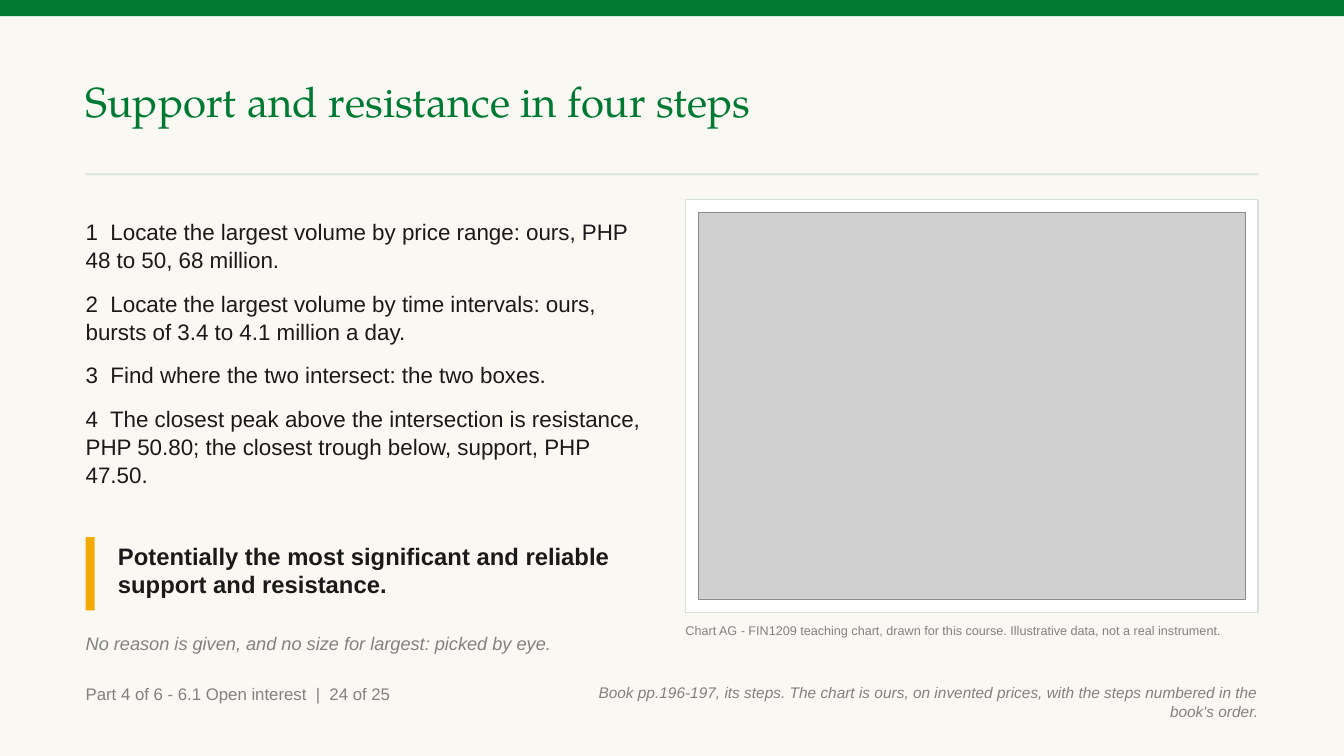
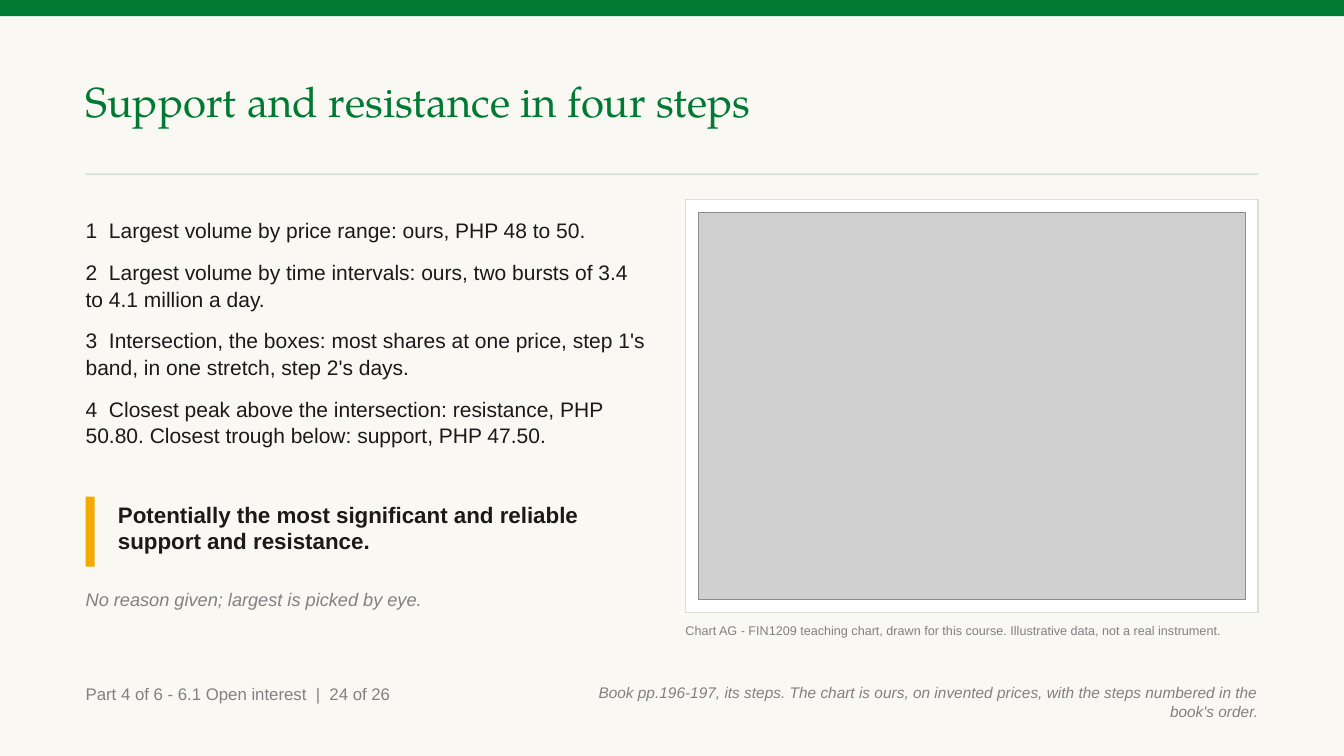
Before and after one commit to benjiesotelo-sudo/Telos_FIN1209, a slide deck: slide 99 of chapter-06/FIN1209-Chapter-06.pptx. Drawn at 1344x756 pixels with LibreOffice and Linux fonts; fonts in the diff are those of the drawing; grey boxes stand for pictures. Boxes give left, top, right and bottom in pixels: in the first picture for what was removed or moved away, otherwise in the second. Text is boxed around its words. In the diff, an @@ line names an element or a change of style, - is before the commit and + after.

Commit message:
Chapter 6 Part 4: fix the fresh reader's ten failing slides
Reading the tick and the TRIN now says Figure 6.25 departs from the
short-term rule printed above it, says its tick goes below zero so it is
not tick volume, and ends on what to do. The bearish day quotes both the
text and the figure on the tick and reads the circled extreme bearish
ticks. What the change in volume tells keeps Part 1's two tests apart.
The four steps define the intersection in the body, and a new slide says
what our two levels did, including the break. Figure 6.29's dark columns
are tied to its overextended volume level. Distortions, absolute volume,
silver, 3M and the TRIN term now define or disclaim every term in the
body. No check, answer or title changed.

```diff
--- a/chapter-06/FIN1209-Chapter-06.pptx
+++ b/chapter-06/FIN1209-Chapter-06.pptx
@@ text at box(86, 222, 644, 448): text changed; size 16 to 15 pt @@
-1 Locate the largest volume by price range: ours, PHP 48 to 50, 68 million.
-2 Locate the largest volume by time intervals: ours, bursts of 3.4 to 4.1 million a day.
-3 Find where the two intersect: the two boxes.
-4 The closest peak above the intersection is resistance, PHP 50.80; the closest trough below, support, PHP 47.50.
+1 Largest volume by price range: ours, PHP 48 to 50.
+2 Largest volume by time intervals: ours, two bursts of 3.4 to 4.1 million a day.
+3 Intersection, the boxes: most shares at one price, step 1's band, in one stretch, step 2's days.
+4 Closest peak above the intersection: resistance, PHP 50.80. Closest trough below: support, PHP 47.50.
@@ rectangle: place and size @@
-rectangle at box(86, 537, 95, 611)
+rectangle at box(86, 497, 95, 567)
@@ text "Potentially the most significant and ...": place and size @@
-text "Potentially the most significant and ..." at box(118, 547, 609, 598)
+text "Potentially the most significant and ..." at box(118, 506, 578, 554)
@@ text "Potentially the most significant and ..." at box(118, 506, 578, 554): size 17 to 16 pt @@
@@ text at box(86, 593, 421, 610): text changed @@
-No reason is given, and no size for largest: picked by eye.
+No reason given; largest is picked by eye.
```
Also in this commit, not shown: 24 other slides changed, 1 slide added, 2 other files.
